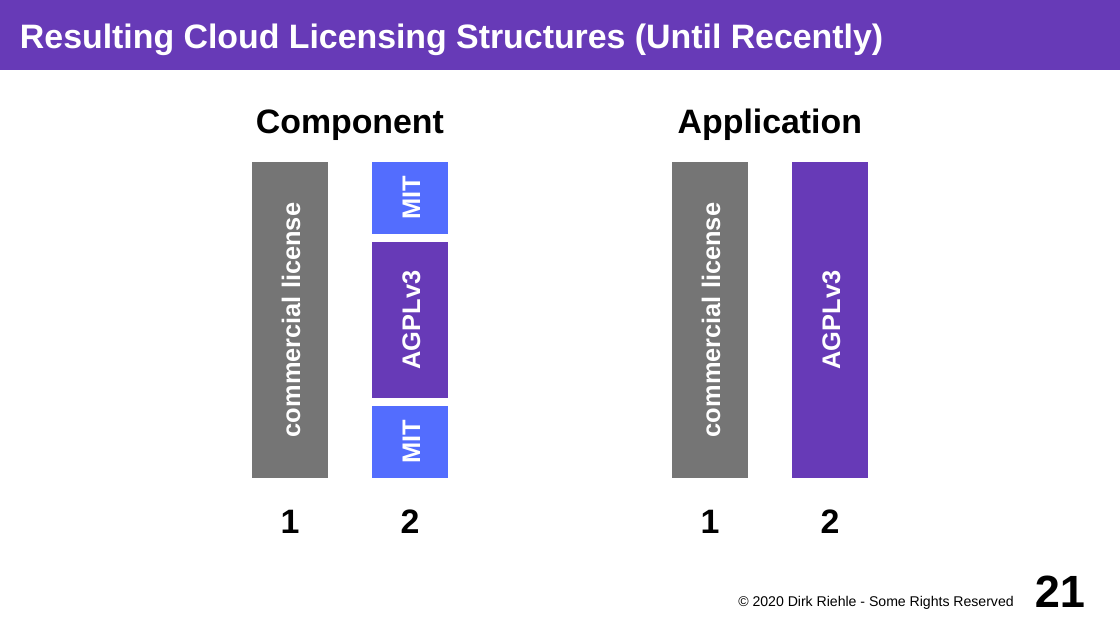
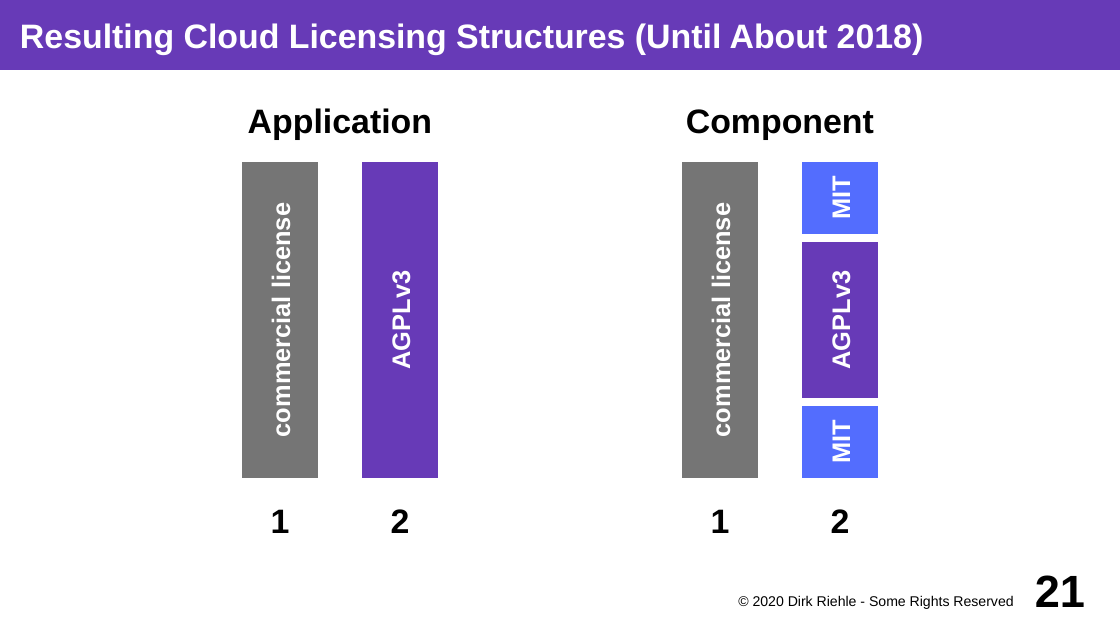
Before and after one commit to dirkriehle/coss-course, a slide deck: slide 21 of Lecture slides/COSS C04 - Product Strategies.odp. Drawn at 1120x630 pixels with LibreOffice and Linux fonts; fonts in the diff are those of the drawing. Boxes give left, top, right and bottom in pixels: in the first picture for what was removed or moved away, otherwise in the second. Text is boxed around its words. In the diff, an @@ line names an element or a change of style, - is before the commit and + after.

```diff
--- a/Lecture slides/COSS C04 - Product Strategies.odp
+++ b/Lecture slides/COSS C04 - Product Strategies.odp
@@ title at [20,23,924,55]: text changed @@
-Resulting Cloud Licensing Structures (Until Recently)
+Resulting Cloud Licensing Structures (Until About 2018)
@@ text "Application": place and size @@
-text "Application" at [678,108,862,140]
+text "Application" at [248,108,432,140]
@@ 2 rectangles, 1 text: place and size @@
-2 rectangles, 1 text at [256,109,450,481]
+2 rectangles, 1 text at [686,109,880,481]
@@ rectangle "AGPLv3": place and size @@
-rectangle "AGPLv3" at [370,241,450,400]
+rectangle "AGPLv3" at [360,161,440,481]
@@ rectangle "AGPLv3": place and size @@
-rectangle "AGPLv3" at [790,161,870,481]
+rectangle "AGPLv3" at [800,241,880,400]
@@ 2 texts, 1 rectangle: place and size @@
-2 texts, 1 rectangle at [250,161,420,533]
+2 texts, 1 rectangle at [240,161,410,533]
@@ 2 texts, 1 rectangle: place and size @@
-2 texts, 1 rectangle at [670,161,840,533]
+2 texts, 1 rectangle at [680,161,850,533]
```
Also in this commit, not shown: 5 other slides changed, 1 slide added, 3 other files.
